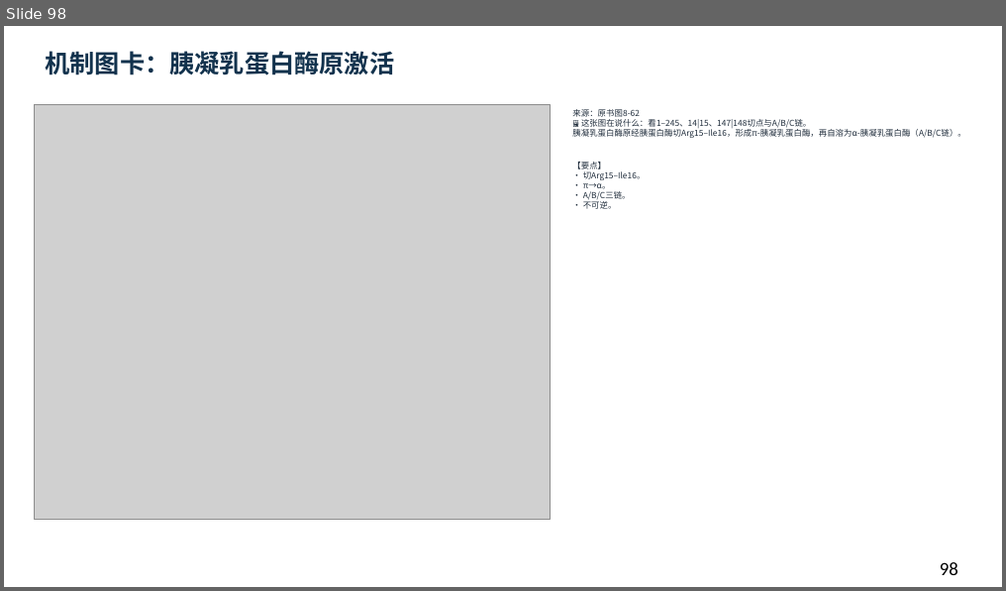
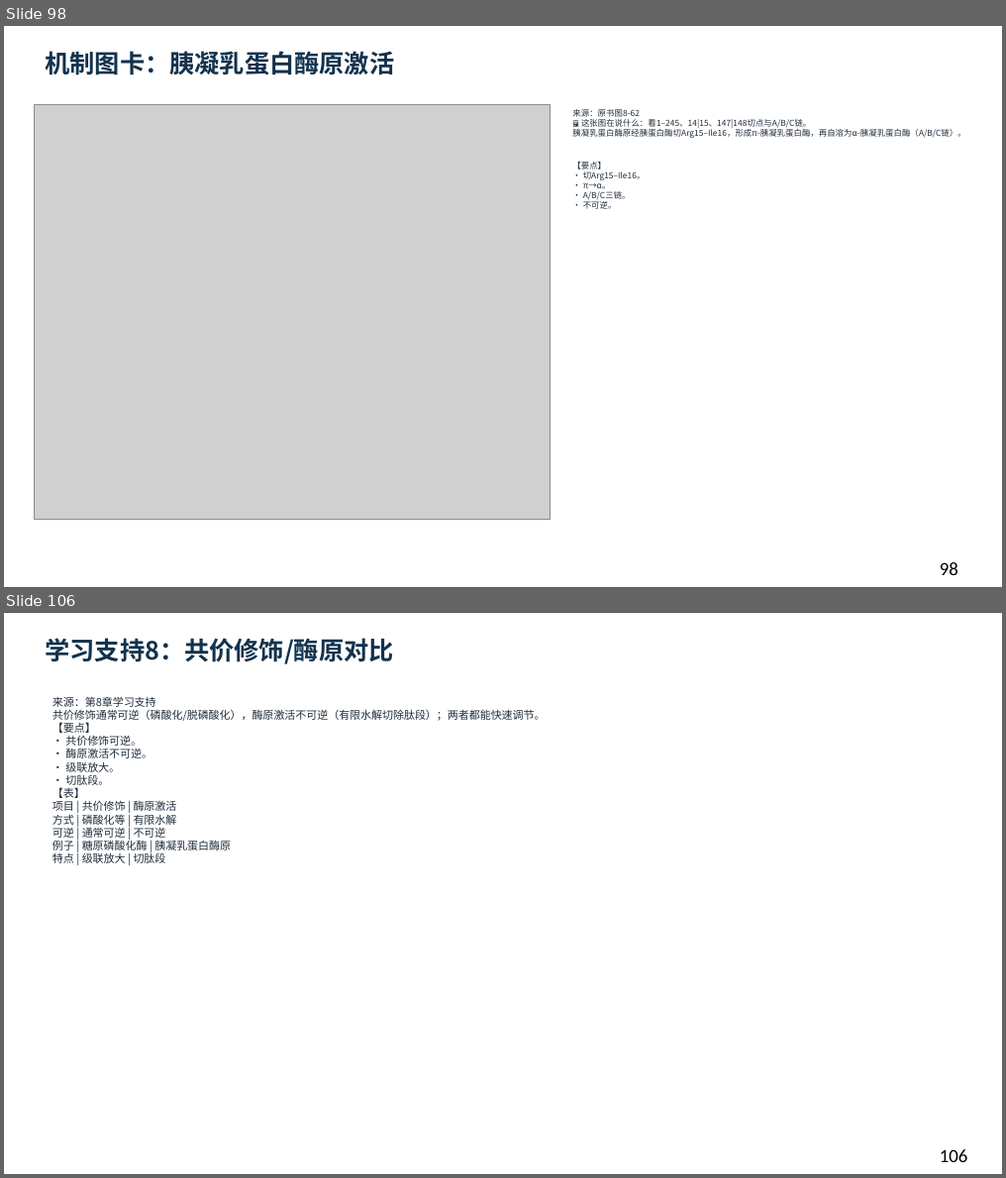
Before and after one commit to newkan-li/Biochemistry, a slide deck: downloads/bc08-ai-style.pptx. Shown one above the other, each under a label of ours: slide 98 before the commit, slides 98 and 106 after it; the slides between them are not shown. The pictures are 1006x591 and 1006x1178 pixels, drawn with LibreOffice and Linux fonts; fonts in the diff are those of the drawing; grey boxes stand for pictures. Boxes give left, top, right and bottom in pixels: in the first picture for what was removed or moved away, otherwise in the second. Text is boxed around its words. In the diff, an @@ line names an element or a change of style, - is before the commit and + after.

```diff
--- a/downloads/bc08-ai-style.pptx
+++ b/downloads/bc08-ai-style.pptx
@@ slide 106 added at (4, 613, 1002, 1174), background #FFFFFF @@
@@ text added at (45, 638, 393, 664), 24 pt, text #12324D, bold @@
+学习支持8：共价修饰/酶原对比
@@ text added at (53, 696, 546, 863), 10.5 pt, text #202D3C @@
+来源：第8章学习支持
+共价修饰通常可逆（磷酸化/脱磷酸化），酶原激活不可逆（有限水解切除肽段）；两者都能快速调节。
+【要点】
+• 共价修饰可逆。
+• 酶原激活不可逆。
+• 级联放大。
+• 切肽段。
+【表】
+项目 | 共价修饰 | 酶原激活
+方式 | 磷酸化等 | 有限水解
+可逆 | 通常可逆 | 不可逆
+例子 | 糖原磷酸化酶 | 胰凝乳蛋白酶原
+特点 | 级联放大 | 切肽段
@@ text added at (940, 1150, 968, 1162), 18 pt, text #000000 @@
+106
```
Also in this commit, not shown: 1 slide changed, 8 other slides added, 6 other files.
